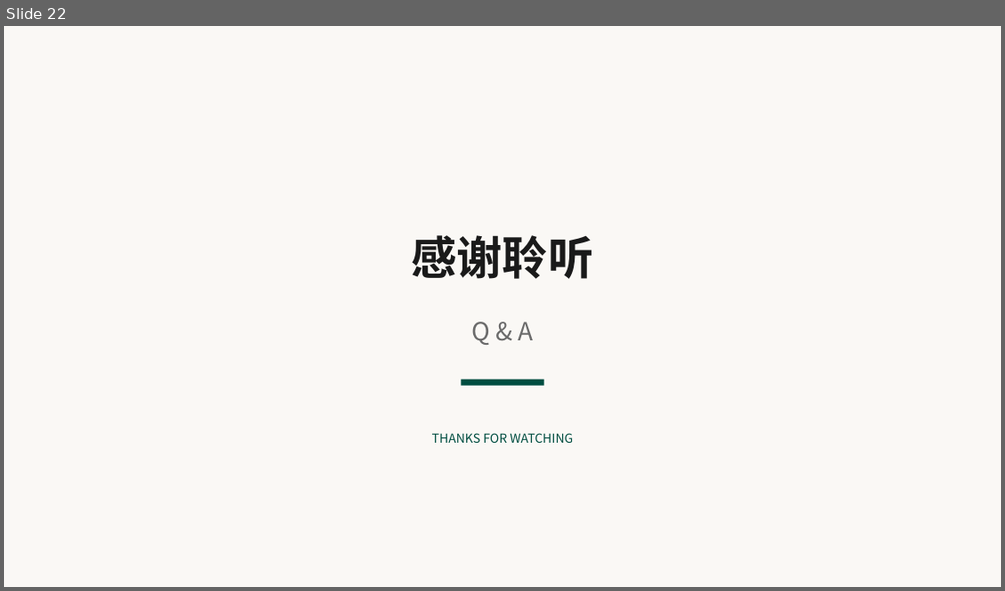
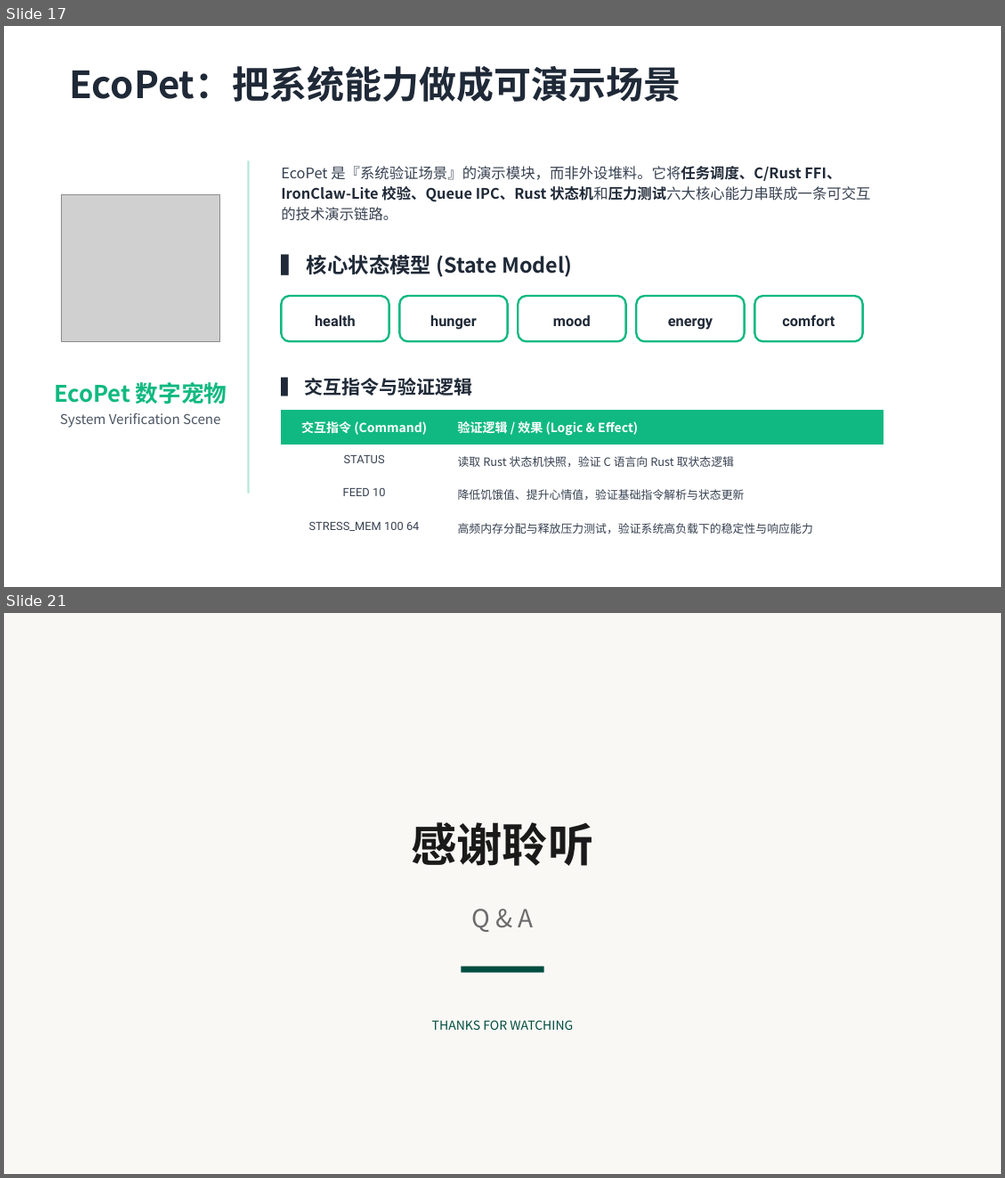
Before and after one commit to OSH-2026/Vexilon, a slide deck: docs/Vexilon项目汇报：基于Rust与IronClaw重构LiteOS-M内核.pptx. Shown one above the other, each under a label of ours: slide 22 before the commit, slides 17 and 21 after it; the slides between them are not shown. The pictures are 1005x591 and 1005x1178 pixels, drawn with LibreOffice and Linux fonts; fonts in the diff are those of the drawing; grey boxes stand for pictures. Boxes give left, top, right and bottom in pixels: in the first picture for what was removed or moved away, otherwise in the second. Text is boxed around its words. In the diff, an @@ line names an element or a change of style, - is before the commit and + after.

```diff
--- a/docs/Vexilon项目汇报：基于Rust与IronClaw重构LiteOS-M内核.pptx
+++ b/docs/Vexilon项目汇报：基于Rust与IronClaw重构LiteOS-M内核.pptx
@@ slide 17 added at [4, 26, 1001, 587], background #FFFFFF @@
@@ text added at [70, 66, 681, 102], 36 pt, text #1F2937, bold @@
+EcoPet：把系统能力做成可演示场景
@@ rounded rectangle added at [247, 160, 250, 492], fill #10B981 at 30% opacity @@
@@ text added at [281, 166, 870, 221], 14 pt, text #374151 @@
+EcoPet 是『系统验证场景』的演示模块，而非外设堆料。它将任务调度、C/Rust FFI、IronClaw-Lite 校验、Queue IPC、Rust 状态机和压力测试六大核心能力串联成一条可交互的技术演示链路。
@@ picture added at [61, 194, 219, 342] @@
@@ text added at [307, 255, 572, 277], 20 pt, text #1F2937, bold @@
+▍ 核心状态模型 (State Model)
@@ rounded rectangle added at [282, 296, 389, 342], fill #FFFFFF, outline #10B981 2 pt, 14 pt, text #1F2937, bold @@
+health
@@ rounded rectangle added at [399, 296, 507, 342], fill #FFFFFF, outline #10B981 2 pt, 14 pt, text #1F2937, bold @@
+hunger
@@ rounded rectangle added at [518, 296, 625, 342], fill #FFFFFF, outline #10B981 2 pt, 14 pt, text #1F2937, bold @@
+mood
@@ rounded rectangle added at [637, 296, 744, 342], fill #FFFFFF, outline #10B981 2 pt, 14 pt, text #1F2937, bold @@
+energy
@@ rounded rectangle added at [755, 296, 863, 342], fill #FFFFFF, outline #10B981 2 pt, 14 pt, text #1F2937, bold @@
+comfort
@@ text added at [54, 382, 227, 427], 13 pt, text #4B5563 @@
+EcoPet 数字宠物
+System Verification Scene
@@ text added at [304, 378, 472, 395], 18 pt, text #1F2937, bold @@
+▍ 交互指令与验证逻辑
@@ table added at [282, 410, 883, 537], 4 rows, 2 columns @@
+交互指令 (Command) | 验证逻辑 / 效果 (Logic & Effect)
+STATUS | 读取 Rust 状态机快照，验证 C 语言向 Rust 取状态逻辑
+FEED 10 | 降低饥饿值、提升心情值，验证基础指令解析与状态更新
+STRESS_MEM 100 64 | 高频内存分配与释放压力测试，验证系统高负载下的稳定性与响应能力
@@ what was slide 22 is now slide 21 @@
```
Also in this commit, not shown: 8 slides changed, 9 other slides added, 11 slides removed.
